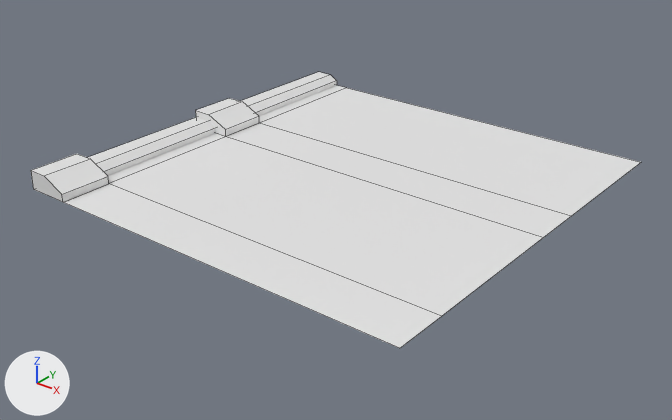
One commit to the FBX model Assets/Art/FBX/Environment/Slums/Floor/RoadCurb.fbx: the scene before it, then after it.
Camera for both pictures: a 50 mm lens placed at (17.14, -10.6, 8.68), pointed at (5.04, 4.53, -0.7). Lighting does not change. The marker at lower left points along +X, +Y and +Z. Mesh edges are drawn as thin lines. Materials are left out; every surface is plain grey. Where no turn or scale is listed for an object, it has been applied to the vertices. Vertices at the same position are counted once.

Objects in the first picture: 'KebabShop.002'.
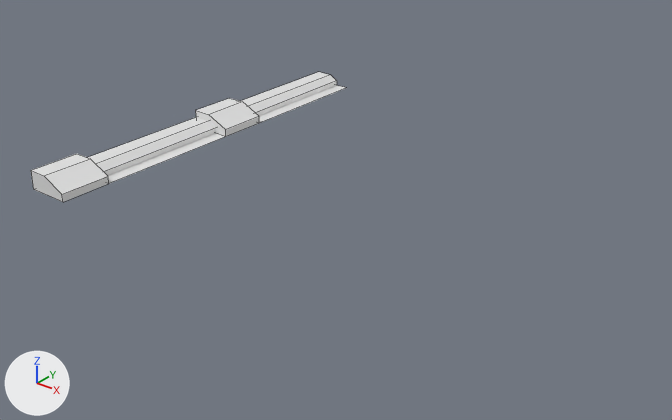
Commit message: updated curb

The change in detail:
me_cube_017 is used by ob_kebabshop_002; location (0.0, 0.0, 0.0).
Verts and faces of me_cube_017; kept vertices keep their numbers, new ones are numbered from 39.
Before the commit, vertices of me_cube_017: 0 (10.0, 0.0, 0.0) at pixel (399, 348), 1 (1.07, 0.0, 0.0) at pixel (63, 202), 2 (1.07, 10.0, 0.0) at pixel (346, 87), 3 (10.0, 10.0, 0.0) at pixel (641, 162), 4 (10.0, 6.25, 0.0) at pixel (571, 216).
Before the commit, vertices of me_cube_017: 5 (10.0, 5.0, 0.0) at pixel (543, 237), 6 (10.0, 1.25, 0.0) at pixel (441, 316), 7 (1.07, 6.25, 0.0) at pixel (259, 123), 8 (1.07, 5.0, 0.0) at pixel (225, 136), 9 (1.07, 1.25, 0.0) at pixel (108, 183).
me_cube_017 had 39 vertices, 22 faces and spanned x 0.0..10.0, y 0.0..10.0, z -0.27..0.46.
me_cube_017 now has 34 vertices, 18 faces and spans x 0.0..1.07, y 0.0..10.0, z -0.27..0.46.
Part 1, on me_cube_017:
Vertices deleted: 0, 3 to 6 (with the faces that use them).

Pixel boxes [x1, y1, x2, y2] of what changed, in the pictures (672 x 420 px):
'KebabShop.002', reshaped (48% narrower, 53% shorter)
    before: [31, 72, 641, 348]
    after: [31, 72, 346, 202]
part 1 of me_cube_017, deleted
    before: [64, 88, 641, 348]
